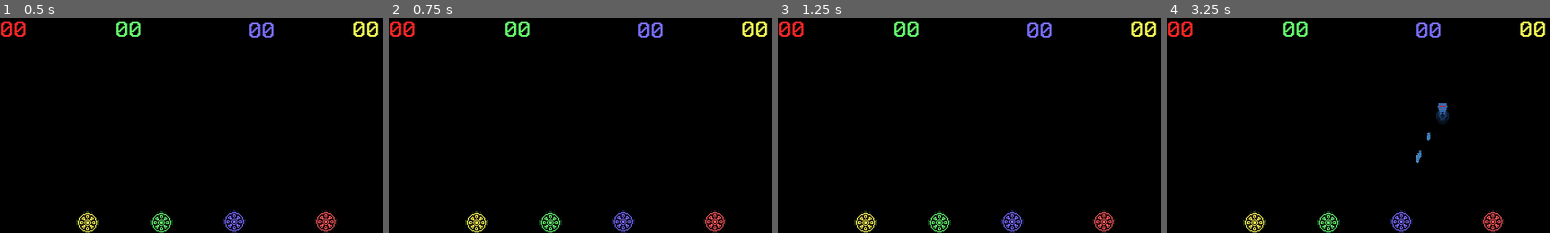
Above: before the commit, frames 1-4 (left to right).
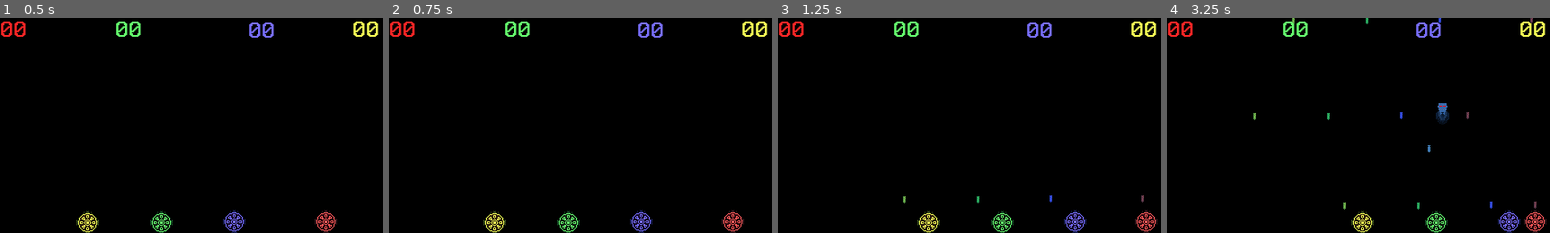
Above: after the commit, the same moments.

Repository: megaslice/ShootTheSuits
Game: Godot game, scene res://Main.tscn
Two runs of this game, one before a commit and one after it. Both use one fixed random seed, a clock stepped at 60 frames per second and the inputs below.
Inputs:
- Up to frame 1 (0.5 s): no input
- Up to frame 2 (0.75 s): tap Enter at 0.5 s; hold Right from 0.53 s (still down); hold Space from 0.53 s (still down)
- Up to frame 3 (1.25 s): keep holding Right; keep holding Space
- Up to frame 4 (3.25 s): release Right at 1.28 s; release Space at 1.28 s; hold Left 1.28-2.03 s; tap Space at 1.35, 1.52, 1.82, 2.85, 3.02 s; hold Space 2.03-2.78 s; hold Right from 2.03 s (still down)

Frame 1 is identical in both runs. In frame 2, 2.9% of the frame differs, in the area x 19-93%, y 89-100%; in frame 3, 2.9%; in frame 4, 3.3%, in the area x 19-100%, y 0-100%.

Commit message:
sounds, respawns

Diff:
--- a/Alien.gd
+++ b/Alien.gd
@@ -14,7 +14,7 @@
 		speed = -speed
 		position.x = 0
 		position.y += 4
-	if randf()<0.05:
+	if randf()<0.01:
 		var bomb = Bomb.instance()
 		bomb.position = position
 		get_node("/root/Main/bombs").add_child(bomb)
@@ -24,4 +24,7 @@
 func _on_Alien_area_entered(area):
 	if 'player' in area:
 		get_node("/root/Main/Player"+str(area.player)).score+=1
+	$die.play()
+	visible = false
+	yield(get_tree().create_timer(1.0), "timeout")
 	queue_free()
--- a/Alien.tscn
+++ b/Alien.tscn
@@ -1,7 +1,8 @@
-[gd_scene load_steps=3 format=2]
+[gd_scene load_steps=4 format=2]
 
 [ext_resource path="res://assets/CORPOBOT.png" type="Texture" id=1]
 [ext_resource path="res://Alien.gd" type="Script" id=2]
+[ext_resource path="res://sounds/Enemy Death 1.wav" type="AudioStream" id=3]
 
 [node name="Alien" type="Area2D"]
 collision_layer = 2
@@ -15,4 +16,8 @@
 position = Vector2( 1.29941, 3.5298 )
 polygon = PoolVector2Array( 7.5, 11.2, 6.9, 12, -6.7, 12, -7.5, 11.4, -7.5, -12, 7.5, -12 )
 
+[node name="die" type="AudioStreamPlayer2D" parent="."]
+stream = ExtResource( 3 )
+volume_db = 7.304
+
 [connection signal="area_entered" from="." to="." method="_on_Alien_area_entered"]
--- a/Bomb.gd
+++ b/Bomb.gd
@@ -1,4 +1,4 @@
 extends Area2D
 
 func _process(delta):
-	position.y += delta * 60
+	position.y += delta * 90
--- a/Player.gd
+++ b/Player.gd
@@ -21,14 +21,26 @@
 			position.x += delta * 100 * Input.get_joy_axis(PLAYER,0)
 		if Input.get_joy_axis(PLAYER,0) > 0.1:
 			position.x += delta * 100 * Input.get_joy_axis(PLAYER,0)
-		if Input.is_joy_button_pressed(PLAYER, 0) and shoot_timer>1: #and get_node("/root/Main/bullets"+str(PLAYER)).get_child_count()<3:
+		if (Input.is_joy_button_pressed(PLAYER, 0) or Input.is_key_pressed(KEY_SPACE)) and shoot_timer>1: #and get_node("/root/Main/bullets"+str(PLAYER)).get_child_count()<3:
+			$fire.play()
 			var bullet = Bullet.instance()
 			bullet.position = position
+			bullet.modulate = modulate
 			get_node("/root/Main/bullets"+str(PLAYER)).add_child(bullet)
 			shoot_timer=0
+		if Input.is_key_pressed(KEY_LEFT):
+			position.x -= delta * 100
+		elif Input.is_key_pressed(KEY_RIGHT):
+			position.x += delta * 100
 	else:
 		visible = false
+		if (Input.is_joy_button_pressed(PLAYER, 0) or Input.is_key_pressed(KEY_SPACE)) and shoot_timer>1: #and get_node("/root/Main/bullets"+str(PLAYER)).get_child_count()<3:
+			$spawn.play()
+			alive = true
+			score = 0
+	position.x = clamp(position.x, 10, 410)
 
 
 func _on_Player_area_entered(area):
 	alive = false
+	$die.play()
--- a/Player.tscn
+++ b/Player.tscn
@@ -1,7 +1,10 @@
-[gd_scene load_steps=4 format=2]
+[gd_scene load_steps=7 format=2]
 
 [ext_resource path="res://Player.gd" type="Script" id=1]
 [ext_resource path="res://assets/SHIP STILL WHITE.png" type="Texture" id=2]
+[ext_resource path="res://sounds/Fire 1.wav" type="AudioStream" id=3]
+[ext_resource path="res://sounds/Enemy Death 2.wav" type="AudioStream" id=4]
+[ext_resource path="res://sounds/Player Respawn 2.wav" type="AudioStream" id=5]
 
 [sub_resource type="CircleShape2D" id=1]
 radius = 11.0
@@ -21,4 +24,14 @@
 [node name="CollisionShape2D" type="CollisionShape2D" parent="."]
 shape = SubResource( 1 )
 
+[node name="fire" type="AudioStreamPlayer2D" parent="."]
+stream = ExtResource( 3 )
+
+[node name="die" type="AudioStreamPlayer2D" parent="."]
+stream = ExtResource( 4 )
+volume_db = 6.609
+
+[node name="spawn" type="AudioStreamPlayer2D" parent="."]
+stream = ExtResource( 5 )
+
 [connection signal="area_entered" from="." to="." method="_on_Player_area_entered"]
--- a/Timer.gd
+++ b/Timer.gd
@@ -3,7 +3,7 @@
 var Alien = preload("res://Alien.tscn")
 
 func _on_Timer_timeout():
-	if get_node("/root/Main/aliens").get_child_count()<3:
+	if get_node("/root/Main/aliens").get_child_count()<10:
 		var alien = Alien.instance()
 		alien.position.x = rand_range(0, 410)
 		alien.position.y = rand_range(20, 120)
Not shown, added: docs/index.apple-touch-icon.png.import
Not shown, added: docs/index.icon.png.import
Not shown, added: docs/index.png.import
Not shown, added: sounds/Enemy Death 1.wav.import
Not shown, added: sounds/Enemy Death 2.wav.import
Not shown, added: sounds/Explosion.wav.import
Not shown, added: sounds/Fire 1.wav.import
Not shown, added: sounds/Fire 2.wav.import
Not shown, added: sounds/Player Respawn 1.wav.import
Not shown, added: sounds/Player Respawn 2.wav.import
Not shown, added: sounds/Player Respawn 3.wav.import
Not shown, added: sounds/Respawn Enemy.wav.import
(and 11 more such lines)
